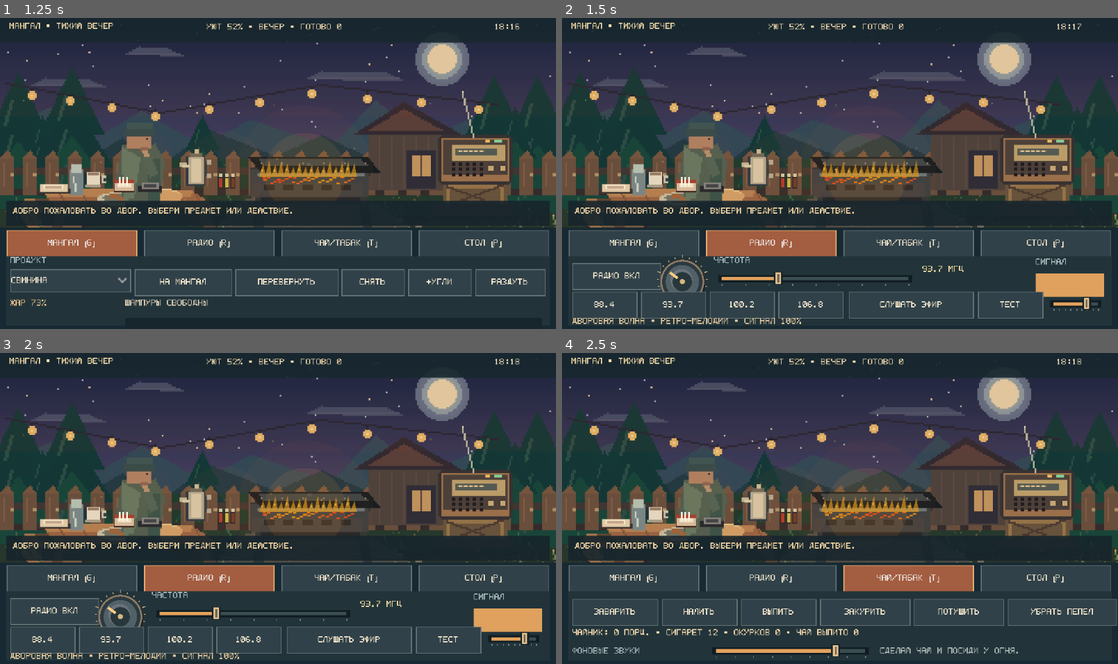
Above: before the commit, frames 1-4 (two rows, left to right).
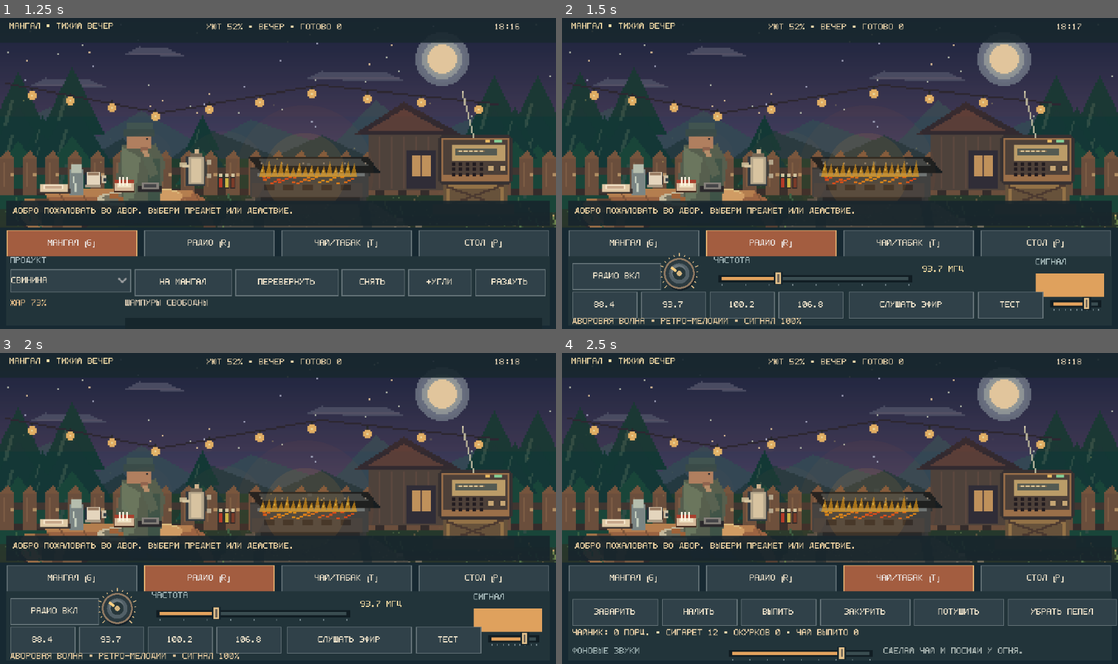
Above: after the commit, the same moments.

Repository: VovaShkrobtak/mangal-tihiy-vecher
Game: Godot game, scene res://scenes/main.tscn
Two runs of this game, one before a commit and one after it. Both use one fixed random seed, a clock stepped at 60 frames per second and the inputs below.
Inputs:
- Up to frame 1 (1.25 s): click "МАНГАЛ [G]" at 0.5 s
- Up to frame 2 (1.5 s): click "РАДИО [R]" at 1.25 s
- Up to frame 3 (2 s): no input
- Up to frame 4 (2.5 s): click "ЧАЙ/ТАБАК [T]" at 2 s

Frame 1 is identical in both runs. In frame 2, 0.5% of the frame differs, in the area x 17-27%, y 75-89%; in frame 3, 0.5%; in frame 4, 0.8%, in the area x 27-83%, y 93-99%.

Commit message:
Add strict pixel-HUD overlap tests and tabletop gameplay regression suite

Diff:
--- a/mangal_evening/scripts/game_state.gd
+++ b/mangal_evening/scripts/game_state.gd
@@ -42,8 +42,9 @@
 	time_minutes = fmod(time_minutes + delta * 1.65, 1440.0)
 	coals = maxf(0.0, coals - delta * (0.10 + (0.08 if current_food != "" else 0.0)))
 	fan_boost = maxf(0.0, fan_boost - delta * 2.0)
+	var was_brewing: bool = kettle_brewing > 0.0
 	kettle_brewing = maxf(0.0, kettle_brewing - delta)
-	if kettle_brewing > 0.0 and kettle_brewing <= delta:
+	if was_brewing and kettle_brewing <= 0.0:
 		kettle_portions = 3
 		notify("Чай настоялся. Хватит на три кружки.")
 	var was_lit := cigarette_left > 0.0
--- a/mangal_evening/scripts/hud.gd
+++ b/mangal_evening/scripts/hud.gd
@@ -198,7 +198,7 @@
 	radio_dial = RadioDial.new()
 	radio_dial.name = "TuningKnob"
 	radio_dial.position = Vector2(110, 277)
-	radio_dial.size = Vector2(57, 57)
+	radio_dial.size = Vector2(50, 38)
 	radio_dial.set_frequency(radio.frequency)
 	radio_dial.turned.connect(_frequency_changed)
 	panel.add_child(radio_dial)
@@ -224,9 +224,9 @@
 	_button(panel, "ПОТУШИТЬ", 405, 285, 104, 28, _send.bind("extinguish"))
 	_button(panel, "УБРАТЬ ПЕПЕЛ", 513, 285, 115, 28, _send.bind("empty_ashtray"))
 	rest_label = _label(panel, "", 12, 320, 612, 11, Color("#ffe0b2"))
-	_label(panel, "ФОНОВЫЕ ЗВУКИ", 12, 341, 160, 9, Color("#a6b9b9"))
-	ambience_slider = _pixel_slider(panel, 169, 335, 188, 0.0, 1.0, 0.05, soundscape.ambient_volume, _ambient_changed)
-	_label(panel, "СДЕЛАЙ ЧАЙ И ПОСИДИ У ОГНЯ.", 366, 341, 258, 9, Color("#b2bdb9"))
+	_label(panel, "ФОНОВЫЕ ЗВУКИ", 12, 341, 170, 9, Color("#a6b9b9"))
+	ambience_slider = _pixel_slider(panel, 188, 338, 174, 0.0, 1.0, 0.05, soundscape.ambient_volume, _ambient_changed)
+	_label(panel, "СДЕЛАЙ ЧАЙ И ПОСИДИ У ОГНЯ.", 370, 341, 254, 9, Color("#b2bdb9"))
 
 func _make_table(panel: Control) -> void:
 	_button(panel, "НА ТАРЕЛКУ", 12, 286, 131, 27, _send.bind("plate"))
--- a/mangal_evening/tests/smoke_test.gd
+++ b/mangal_evening/tests/smoke_test.gd
@@ -48,15 +48,75 @@
 	if hud.panels.size() < 2 or hud.panels[1].get_node_or_null("TuningKnob") == null:
 		fail("Cannot find tuning knob on radio panel")
 		return
+	var visual: Node = main.get_node("TableProps")
+	if visual.call("hit_test", Vector2(105, 182)) != "cup":
+		fail("Cup hitbox is missing")
+		return
+	var missing_font: Font = hud.get("pixel_font")
+	if missing_font == null:
+		fail("Pixel Cyrillic font is missing")
+		return
+	if missing_font.get_glyph_list(0, Vector2i(8, 0)).size() < 70:
+		fail("Pixel font has too few glyphs")
+		return
+	var ui_issues: PackedStringArray = hud.call("layout_errors")
+	if not ui_issues.is_empty():
+		fail("HUD overlaps or clips: " + ", ".join(ui_issues))
+		return
 	if hud.get("food_picker") == null:
 		fail("Grill interface is missing")
+		return
+	state.call("brew_tea")
+	if float(state.get("kettle_brewing")) <= 0.0:
+		fail("Tea did not start brewing")
+		return
+	state.call("_process", 13.0)
+	if int(state.get("kettle_portions")) != 3:
+		fail("Kettle did not become ready")
+		return
+	state.call("pour_tea")
+	if not bool(state.get("cup_filled")):
+		fail("Cup was not filled")
+		return
+	state.call("drink_tea")
+	if bool(state.get("cup_filled")) or int(state.get("tea_count")) <= 0:
+		fail("Drinking tea failed")
+		return
+	state.call("smoke")
+	if int(state.get("cigarettes_in_pack")) >= 12:
+		fail("Smoking did not consume a cigarette")
+		return
+	state.call("extinguish_cigarette")
+	if int(state.get("ashtray_ash")) <= 0:
+		fail("Ashtray did not receive the cigarette")
+		return
+	state.call("empty_ashtray")
+	if int(state.get("ashtray_ash")) != 0:
+		fail("Ashtray could not be emptied")
 		return
 	state.call("start_food", "Свинина")
 	if String(state.get("current_food")) != "Свинина":
 		fail("Grill did not accept a food choice")
 		return
 	state.call("flip_food")
+	state.set("side_a", float(state.get("current_target")))
+	state.set("side_b", float(state.get("current_target")))
 	state.call("take_food")
+	if int(state.get("unplated_portions")) < 1:
+		fail("Finished food not available to plate")
+		return
+	state.call("put_on_plate")
+	if String(state.get("plated_food")) == "":
+		fail("Serving a plate failed")
+		return
+	state.call("choose_sauce", 1)
+	if String(state.get("plated_sauce")) != "Кетчуп":
+		fail("Applying sauce failed")
+		return
+	state.call("eat_plate")
+	if int(state.get("eaten_portions")) < 1:
+		fail("Eating from a plate failed")
+		return
 	state.call("smoke")
 	if float(state.get("cigarette_left")) < 1.0:
 		fail("Cigarette mechanic failed")
